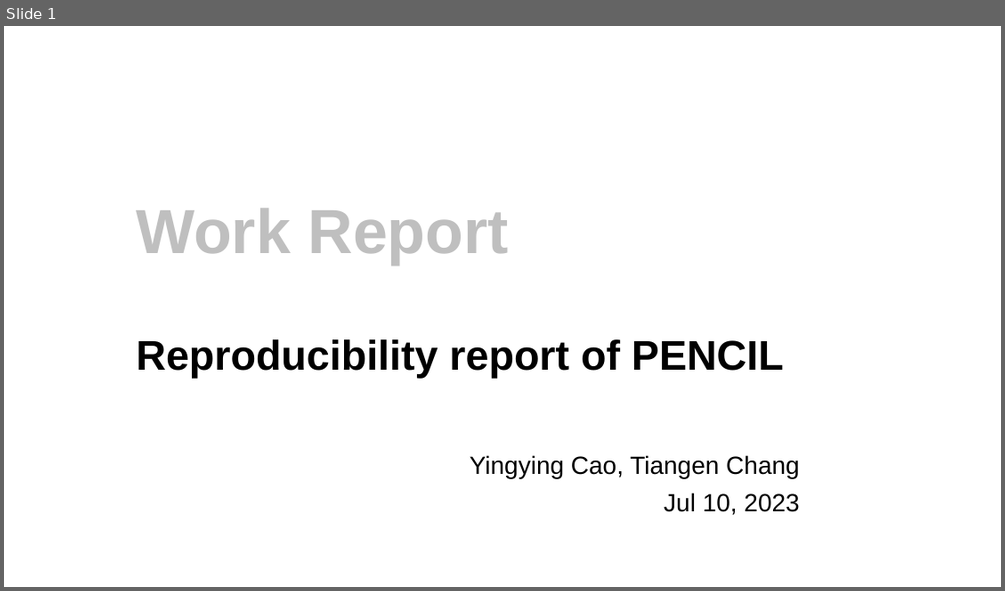
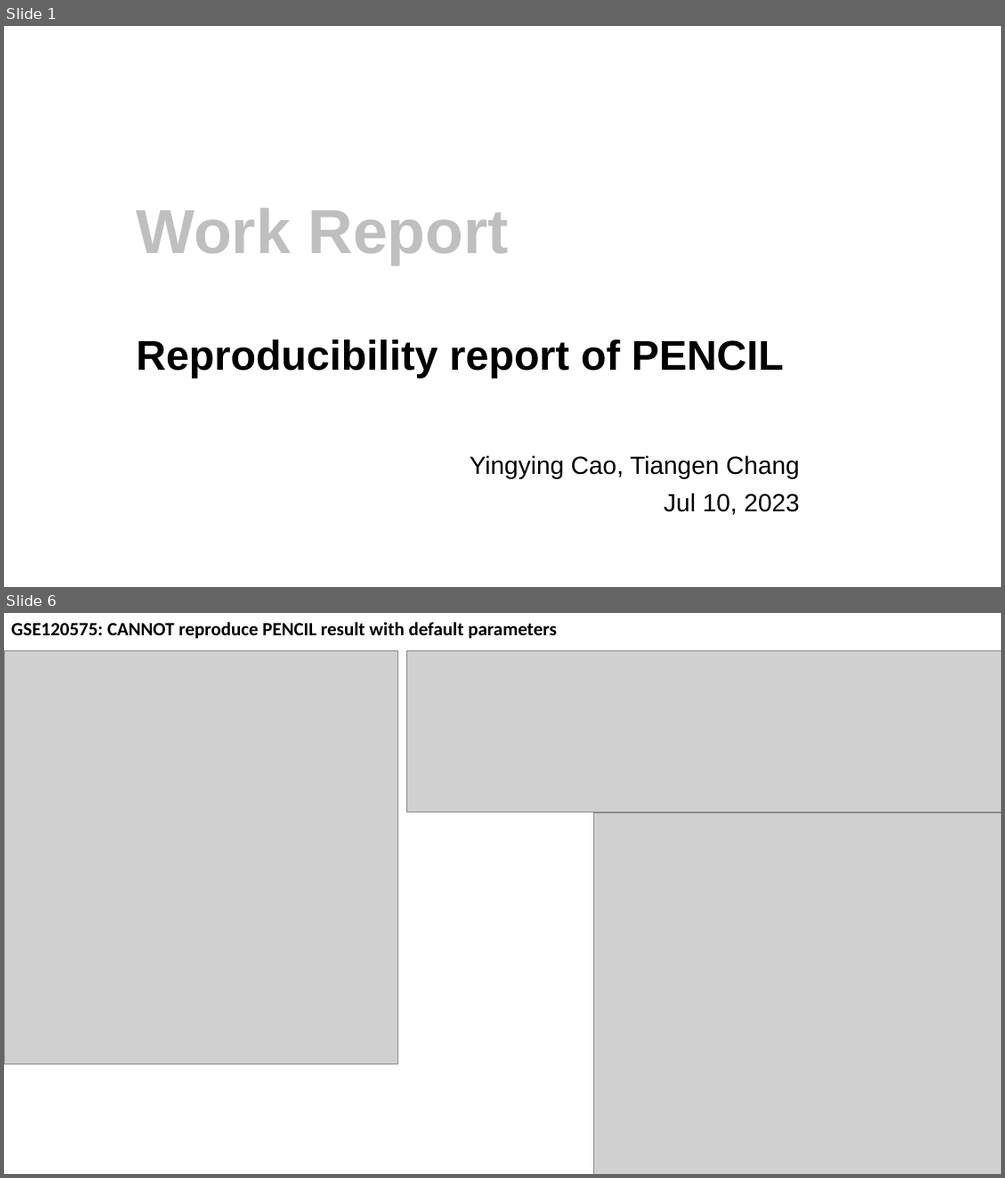
Before and after one commit to rootchang/PENCIL_reusability_report, a slide deck: WorkReport.pptx. Shown one above the other, each under a label of ours: slide 1 before the commit, slides 1 and 6 after it; the slides between them are not shown. The pictures are 1005x591 and 1005x1178 pixels, drawn with LibreOffice and Linux fonts; fonts in the diff are those of the drawing; grey boxes stand for pictures. Boxes give left, top, right and bottom in pixels: in the first picture for what was removed or moved away, otherwise in the second. Text is boxed around its words. In the diff, an @@ line names an element or a change of style, - is before the commit and + after.

```diff
--- a/WorkReport.pptx
+++ b/WorkReport.pptx
@@ slide 6 added at [4, 613, 1001, 1174], background #FFFFFF @@
@@ text added at [11, 622, 557, 639], 18 pt, text #000000, bold @@
+GSE120575: CANNOT reproduce PENCIL result with default parameters
@@ picture added at [4, 650, 398, 1063] @@
@@ picture added at [406, 650, 1001, 811] @@
@@ picture added at [594, 812, 1001, 1174] @@
```
Also in this commit, not shown: 2 slides changed, 9 other slides added, 4 other files.
